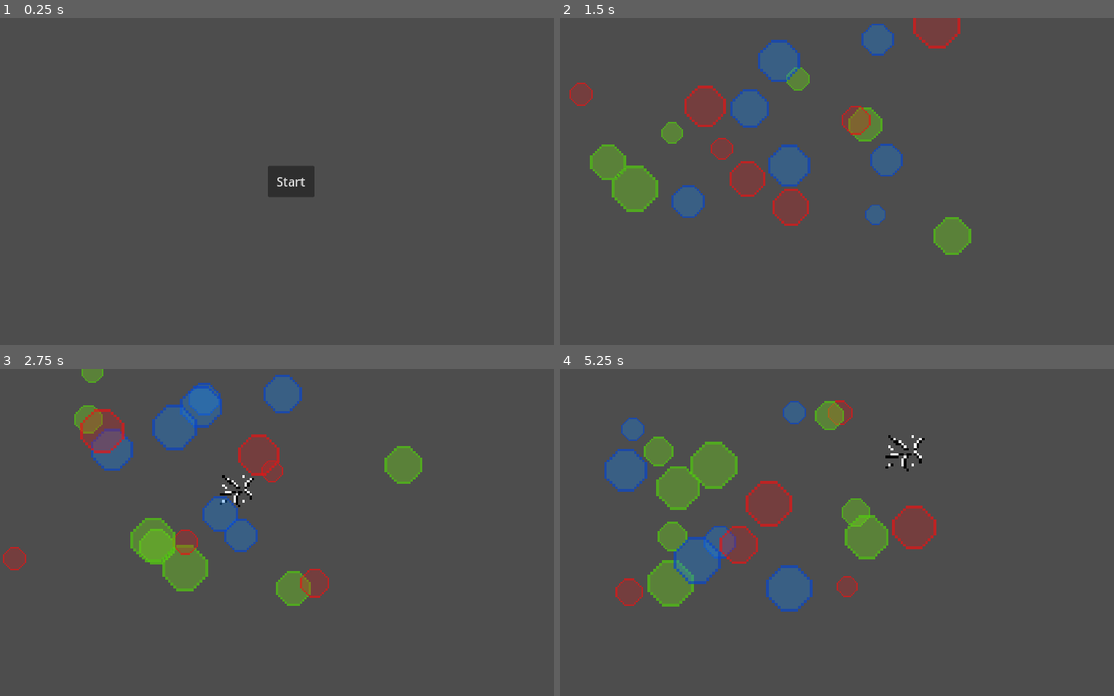
Above: before the commit, frames 1-4 (two rows, left to right).
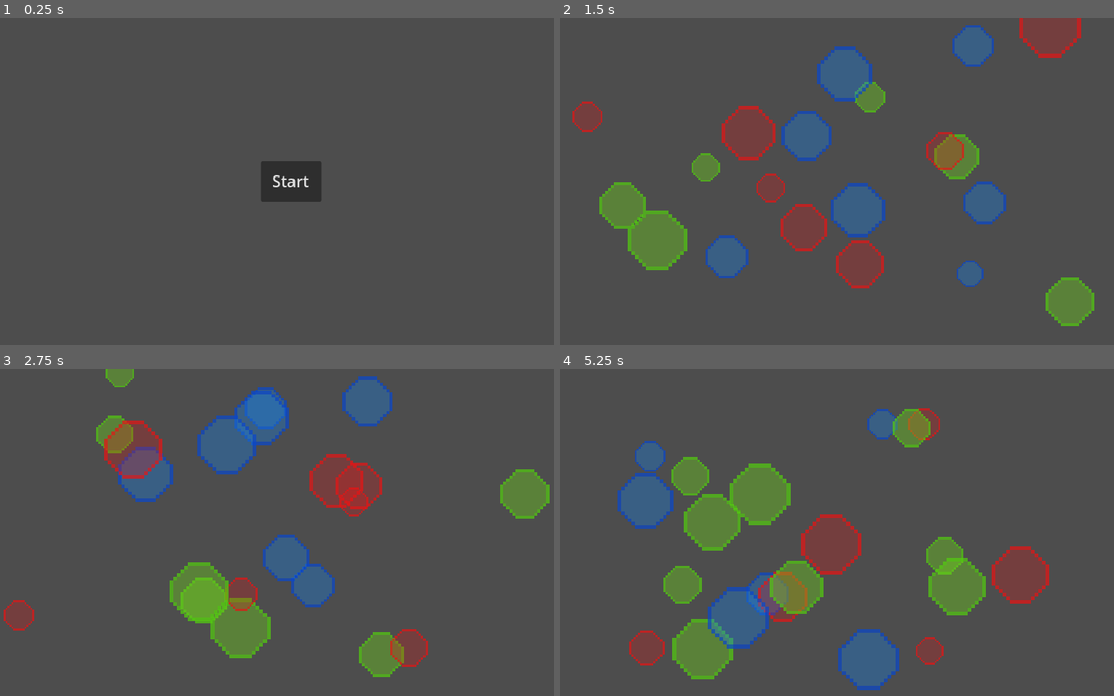
Above: after the commit, the same moments.

Repository: PavloPol/FirstMobileTest
Game: Godot game, scene res://main.tscn
Same seed, same stepped clock (60 frames per second), same inputs: the game is played once before the commit and once after it.
Inputs (mouse positions are in pixels of both pictures, inside the frame that each line leads up to):
- Up to frame 1 (0.25 s): no input
- Up to frame 2 (1.5 s): click "Start" at 0.5 s; move the mouse to (897, 37) at 1.27 s; click (897, 37) at 1.42 s
- Up to frame 3 (2.75 s): move the mouse to (221, 503) at 2.02 s; click (221, 503) at 2.17 s
- Up to frame 4 (5.25 s): move the mouse to (759, 408) at 2.77 s; click (759, 408) at 2.92 s; move the mouse to (897, 454) at 3.52 s; click (897, 454) at 3.67 s; move the mouse to (903, 454) at 4.27 s; click (903, 454) at 4.42 s; move the mouse to (837, 503) at 5.02 s; click (837, 503) at 5.17 s

The runs differ from the first frame. In frame 1, 0.7% of the frame differs, in the area x 47-58%, y 43-57%; in frame 2, 24%; in frame 3, 23%; in frame 4, 25%, in the area x 8-89%, y 9-99%.

Commit message:
changed project settings for screen profile/landscape mode plus adding background music

Diff:
--- /dev/null
+++ b/default_bus_layout.tres
@@ -0,0 +1,3 @@
+[gd_resource type="AudioBusLayout" format=3 uid="uid://ctmhe7kwpwnqj"]
+
+[resource]
--- a/main.tscn
+++ b/main.tscn
@@ -1,6 +1,7 @@
-[gd_scene load_steps=2 format=3 uid="uid://c2bbtcil0inhh"]
+[gd_scene load_steps=3 format=3 uid="uid://c2bbtcil0inhh"]
 
 [ext_resource type="Script" path="res://main.gd" id="1_mpyx0"]
+[ext_resource type="AudioStream" uid="uid://cfbixb5tkwey3" path="res://Music/game-music-loop-19-153393 (mp3cut.net).mp3" id="2_qn1f5"]
 
 [node name="Main" type="Node2D"]
 script = ExtResource("1_mpyx0")
@@ -25,4 +26,8 @@
 
 [node name="Bubles" type="Node2D" parent="."]
 
+[node name="AudioStreamPlayer" type="AudioStreamPlayer" parent="."]
+stream = ExtResource("2_qn1f5")
+autoplay = true
+
 [connection signal="pressed" from="HUD/StartButton" to="." method="_on_start_button_pressed"]
--- a/project.godot
+++ b/project.godot
@@ -19,6 +19,9 @@
 
 window/size/mode=3
 window/stretch/mode="canvas_items"
+window/stretch/aspect="expand"
+window/stretch/scale=1.3
+window/handheld/orientation=6
 
 [rendering]
 
Not shown: 2 places in Bubles/buble_blue.tscn that only renumber resources
Not shown, added: Music/game-music-loop-19-153393 (mp3cut.net).mp3.import
Not shown, changed: export_presets.cfg
Not shown, added: Music/game-music-loop-19-153393 (mp3cut.net).mp3
